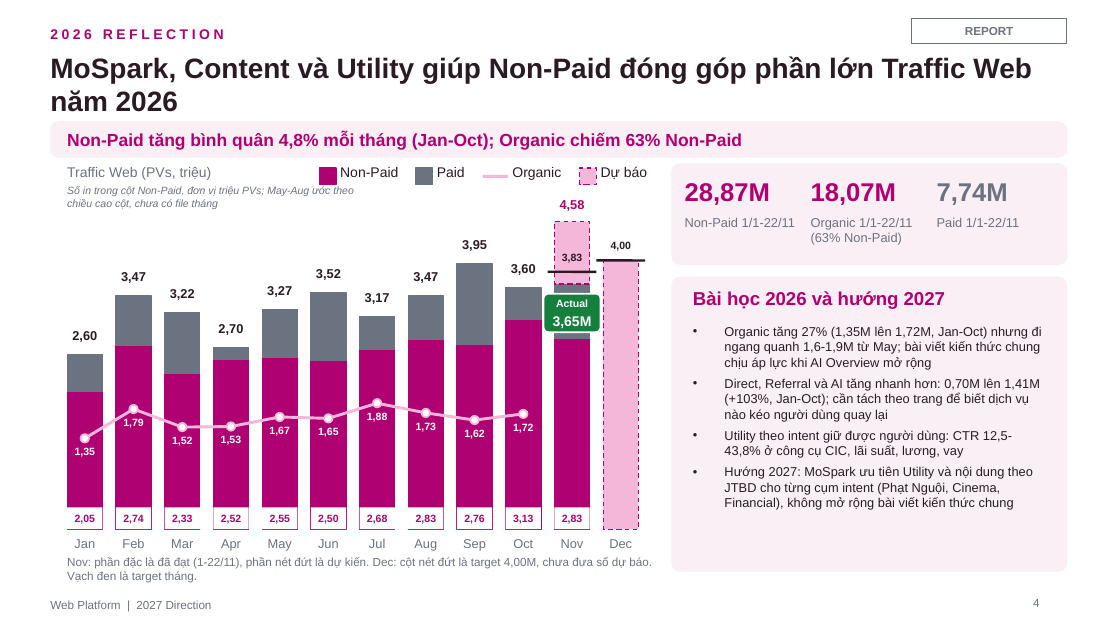
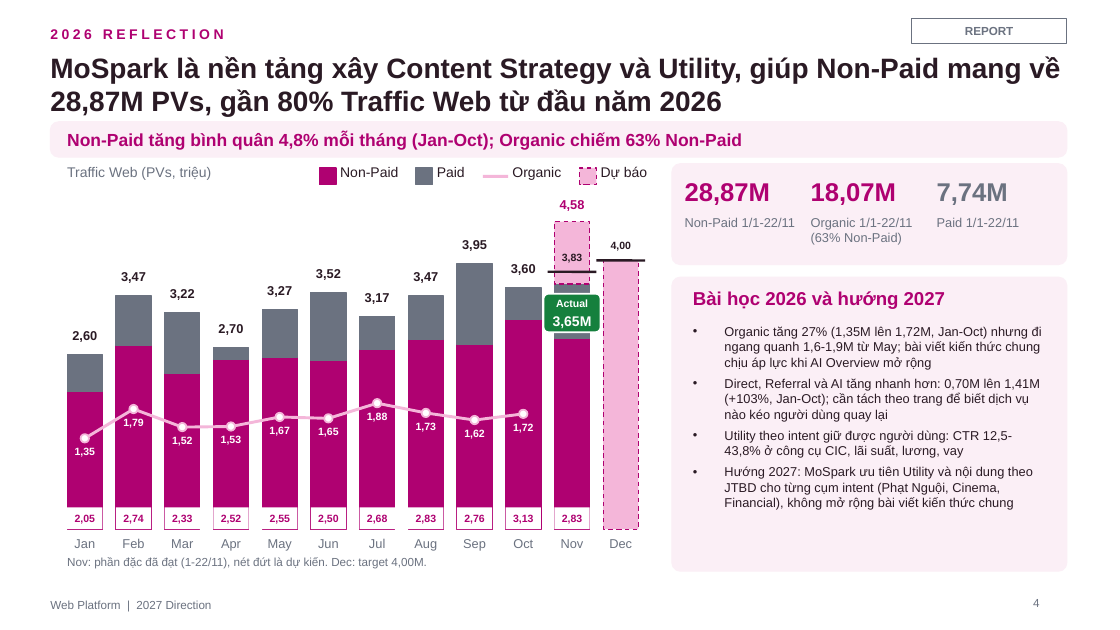
Before and after one commit to stormhoang/hienho-knowledgebase, a slide deck: slide 4 of 07_REPORTS/docs/strategy/2027 Direction - Web Platform (Framework).pptx. Drawn at 1120x630 pixels with LibreOffice and Linux fonts; fonts in the diff are those of the drawing. Boxes give left, top, right and bottom in pixels: in the first picture for what was removed or moved away, otherwise in the second. Text is boxed around its words. In the diff, an @@ line names an element or a change of style, - is before the commit and + after.

```diff
--- a/07_REPORTS/docs/strategy/2027 Direction - Web Platform (Framework).pptx
+++ b/07_REPORTS/docs/strategy/2027 Direction - Web Platform (Framework).pptx
@@ text at (x1=50, y1=56, x2=1060, y2=117): text changed @@
-MoSpark, Content và Utility giúp Non-Paid đóng góp phần lớn Traffic Web năm 2026
+MoSpark là nền tảng xây Content Strategy và Utility, giúp Non-Paid mang về 28,87M PVs, gần 80% Traffic Web từ đầu năm 2026
@@ text removed at (x1=67, y1=186, x2=353, y2=209) @@
-Số in trong cột Non-Paid, đơn vị triệu PVs; May-Aug ước theo chiều cao cột, chưa có file tháng
@@ text at (x1=67, y1=557, x2=427, y2=569): text changed @@
-Nov: phần đặc là đã đạt (1-22/11), phần nét đứt là dự kiến. Dec: cột nét đứt là target 4,00M, chưa đưa số dự báo. Vạch đen là target tháng.
+Nov: phần đặc đã đạt (1-22/11), nét đứt là dự kiến. Dec: target 4,00M.
```
Also in this commit, not shown: 12 other slides changed, 1 slide removed.
